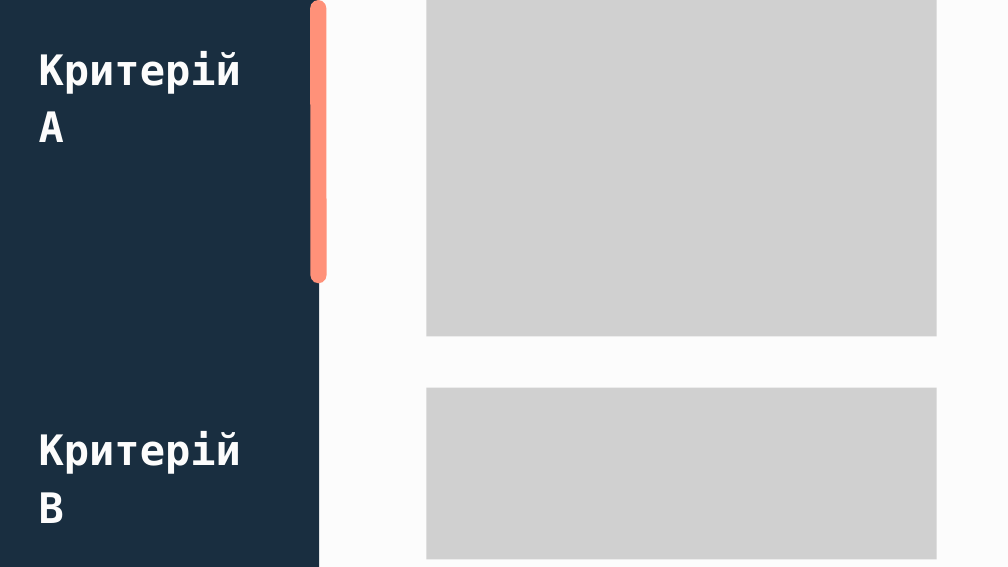
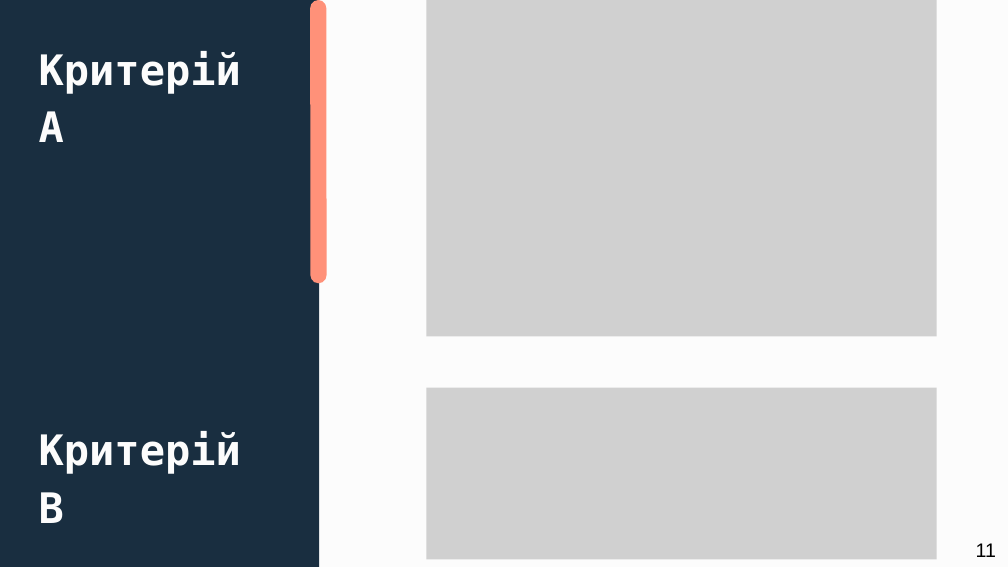
Before and after one commit to oleksandravozniuk/DiplomaDoc, a slide deck: slide 10 of vozniuk_sem2.pptx (slide 13 before the commit). Drawn at 1008x567 pixels with LibreOffice and Linux fonts; fonts in the diff are those of the drawing; grey boxes stand for pictures. Boxes give left, top, right and bottom in pixels: in the first picture for what was removed or moved away, otherwise in the second. Text is boxed around its words. In the diff, an @@ line names an element or a change of style, - is before the commit and + after.

```diff
--- a/vozniuk_sem2.pptx
+++ b/vozniuk_sem2.pptx
@@ text added at box(976, 543, 996, 557), 14 pt, text #000000 @@
+11
```
Also in this commit, not shown: 10 other slides changed, 9 slides added, 2 slides removed, 26 other files.
